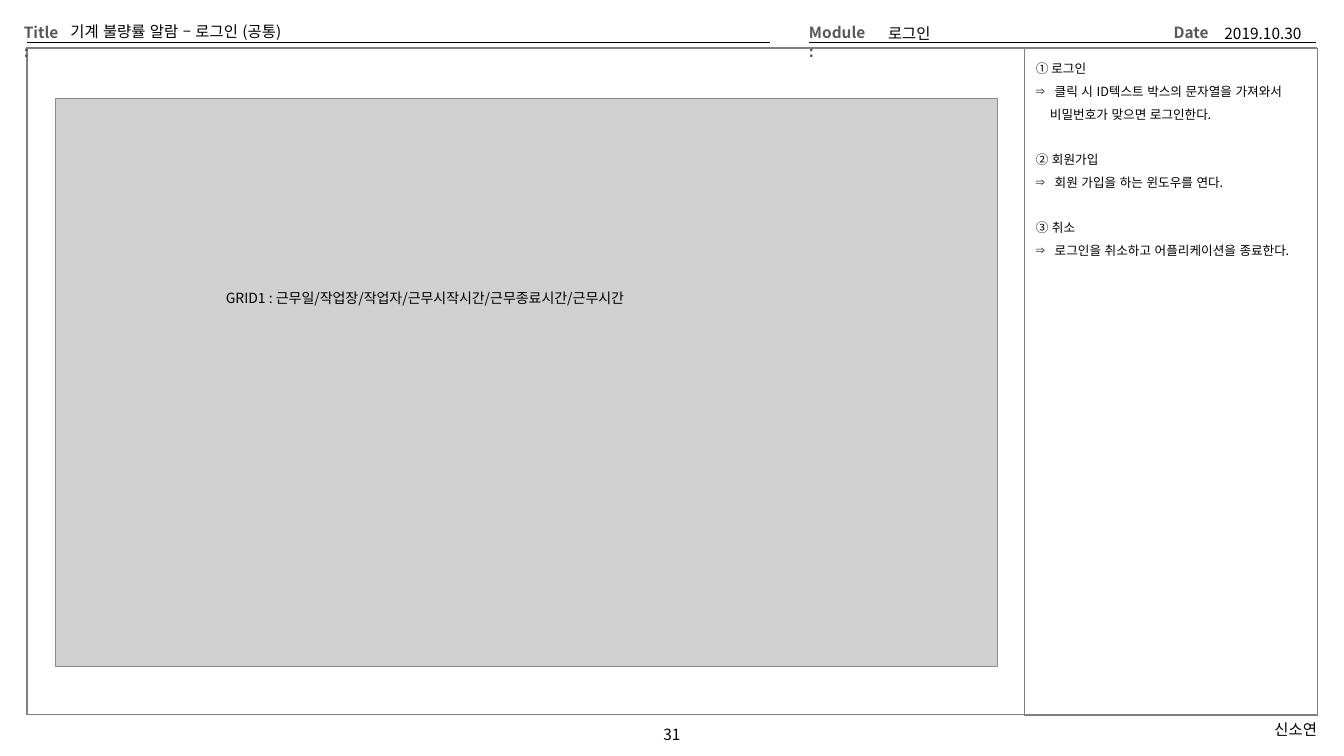
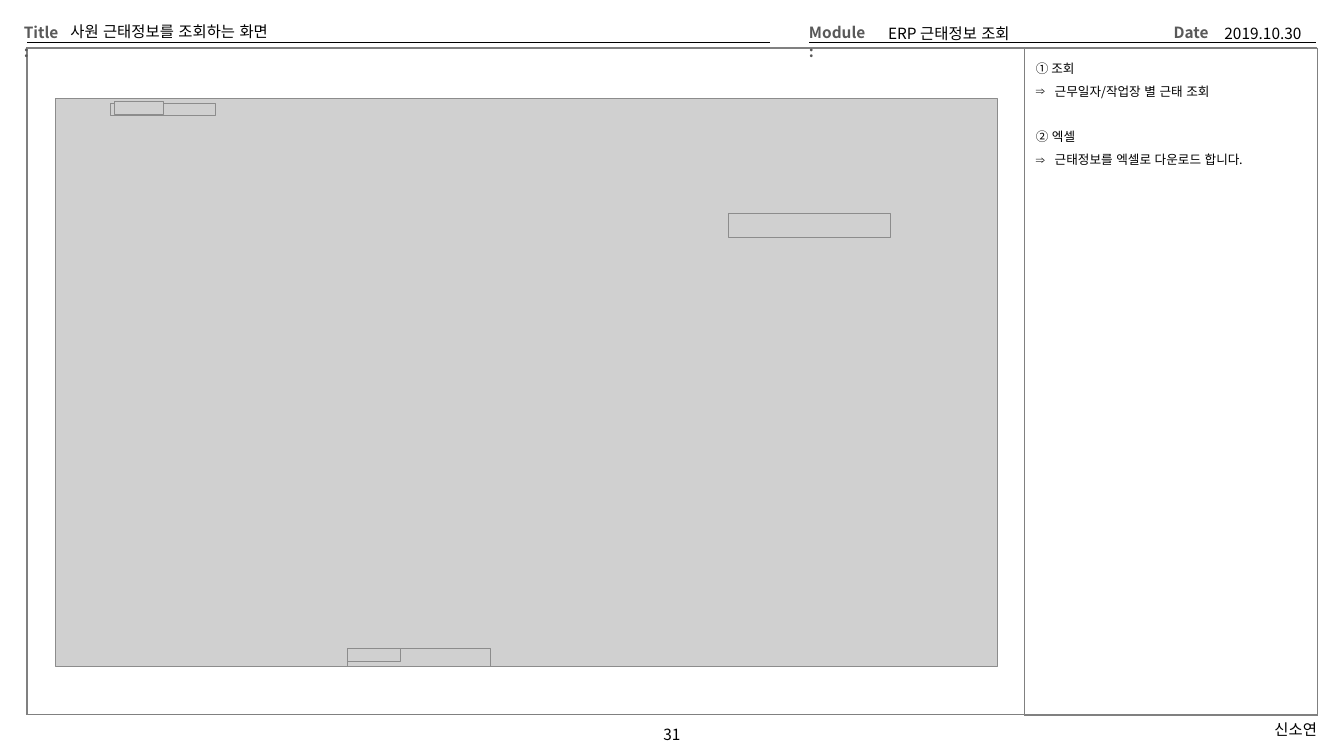
Before and after one commit to Cliedy-s/Team4, a slide deck: slide 31 of source/TEMP/Team4화면설계 - 오휘석.pptx. Drawn at 1344x756 pixels with LibreOffice and Linux fonts; fonts in the diff are those of the drawing; grey boxes stand for pictures. Boxes give left, top, right and bottom in pixels: in the first picture for what was removed or moved away, otherwise in the second. Text is boxed around its words. In the diff, an @@ line names an element or a change of style, - is before the commit and + after.

```diff
--- a/source/TEMP/Team4화면설계 - 오휘석.pptx
+++ b/source/TEMP/Team4화면설계 - 오휘석.pptx
@@ title at box(70, 24, 268, 39): text changed @@
-기계 불량률 알람 – 로그인 (공통)
+사원 근태정보를 조회하는 화면
@@ text at box(888, 26, 1009, 43): text changed @@
-로그인
+ERP 근태정보 조회
@@ text at box(1036, 62, 1243, 165): text changed @@
-① 로그인
-⇒ 클릭 시 ID텍스트 박스의 문자열을 가져와서
-비밀번호가 맞으면 로그인한다.
-② 회원가입
-⇒ 회원 가입을 하는 윈도우를 연다.
-③ 취소
-⇒ 로그인을 취소하고 어플리케이션을 종료한다.
+① 조회
+⇒ 근무일자/작업장 별 근태 조회
+② 엑셀
+⇒ 근태정보를 엑셀로 다운로드 합니다.
@@ text removed at box(226, 291, 624, 306) @@
-GRID1 : 근무일/작업장/작업자/근무시작시간/근무종료시간/근무시간
@@ group added at box(111, 102, 890, 666): 5 pictures @@
```
Also in this commit, not shown: 15 other slides changed, 1 other file.
